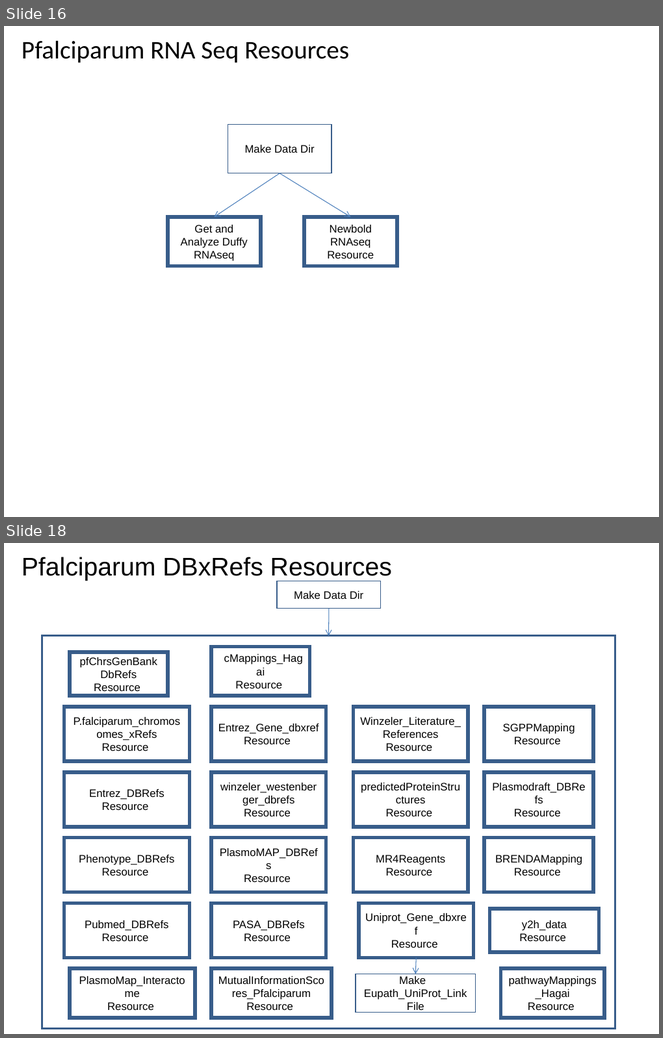
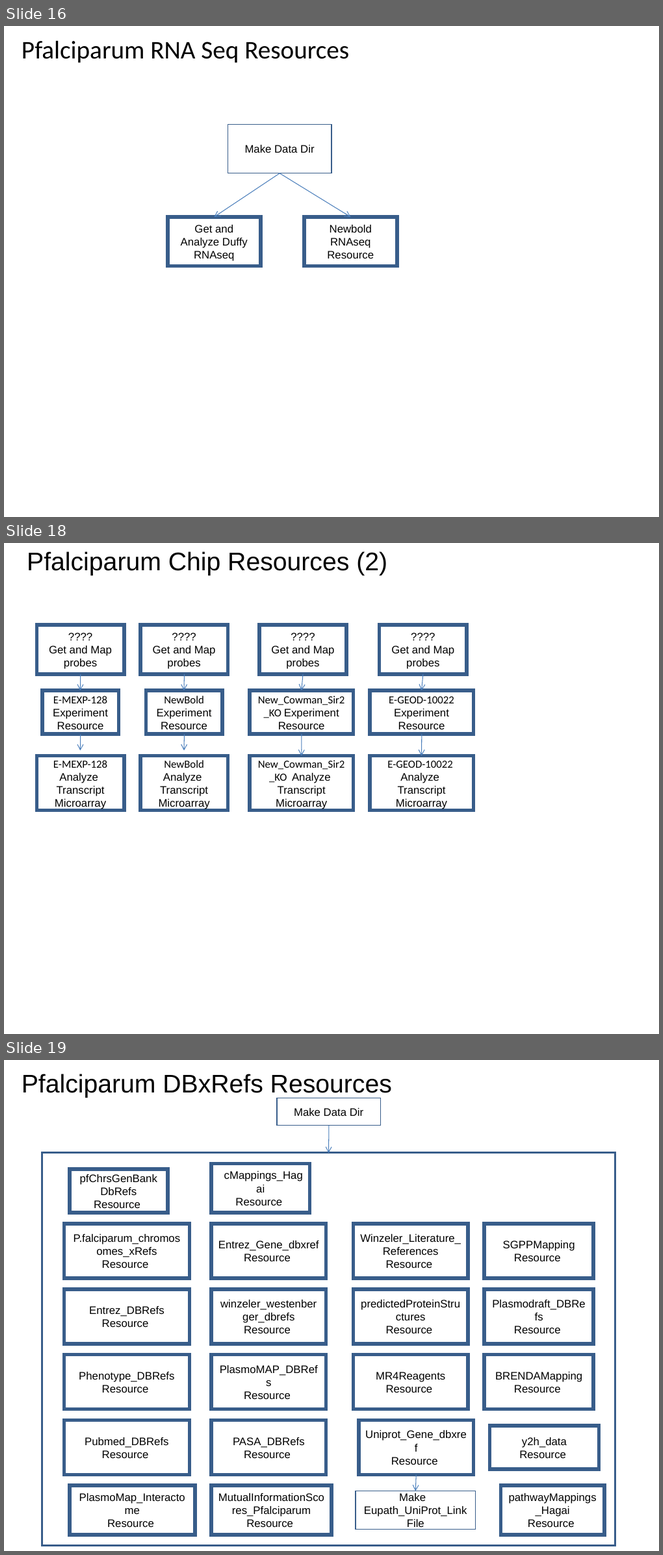
Before and after one commit to VEuPathDB/ApiCommonWorkflow, a slide deck: Main/doc/IntegratedWorkflow.ppt. Shown one above the other, each under a label of ours: slides 16 and 18 before the commit, slides 16, 18 and 19 after it; the slides between them are not shown. The pictures are 663x1038 and 663x1555 pixels, drawn with LibreOffice and Linux fonts; fonts in the diff are those of the drawing. Boxes give left, top, right and bottom in pixels: in the first picture for what was removed or moved away, otherwise in the second. Text is boxed around its words. In the diff, an @@ line names an element or a change of style, - is before the commit and + after.

Commit message:
edit chip resources

```diff
--- a/Main/doc/IntegratedWorkflow.ppt
+++ b/Main/doc/IntegratedWorkflow.ppt
@@ slide 18 added at box(4, 543, 659, 1034), background #FFFFFF @@
@@ title added at box(27, 551, 388, 575), 28 pt, text #000000 @@
+Pfalciparum Chip Resources (2)
@@ rectangle added at box(36, 625, 124, 674), outline #385D8A 4 pt, 12 pt, text #000000 @@
+????
+Get and Map probes
@@ rectangle added at box(140, 625, 228, 674), outline #385D8A 4 pt, 12 pt, text #000000 @@
+????
+Get and Map probes
@@ rectangle added at box(259, 625, 347, 674), outline #385D8A 4 pt, 12 pt, text #000000 @@
+????
+Get and Map probes
@@ rectangle added at box(380, 625, 467, 674), outline #385D8A 4 pt, 12 pt, text #000000 @@
+????
+Get and Map probes
@@ arrow added from (81, 674) to (80, 691), #4A7EBB 0.74 pt @@
@@ arrow added from (184, 674) to (184, 691), #4A7EBB 0.74 pt @@
@@ arrow added from (303, 674) to (302, 691), #4A7EBB 0.74 pt @@
@@ arrow added from (423, 674) to (421, 691), #4A7EBB 0.74 pt @@
@@ rectangle added at box(42, 691, 118, 734), outline #385D8A 4 pt, 12 pt, text #000000 @@
+E-MEXP-128 Experiment
+Resource
@@ rectangle added at box(146, 691, 223, 734), outline #385D8A 4 pt, 12 pt, text #000000 @@
+NewBold Experiment
+Resource
@@ rectangle added at box(250, 691, 353, 734), outline #385D8A 4 pt, 12 pt, text #000000 @@
+New_Cowman_Sir2_KO Experiment
+Resource
@@ rectangle added at box(369, 691, 473, 734), outline #385D8A 4 pt, 12 pt, text #000000 @@
+E-GEOD-10022 Experiment
+Resource
@@ arrow added from (81, 734) to (80, 751), #4A7EBB 0.74 pt @@
@@ arrow added from (184, 734) to (184, 751), #4A7EBB 0.74 pt @@
@@ arrow added from (302, 734) to (302, 756), #4A7EBB 0.74 pt @@
@@ arrow added from (422, 734) to (421, 756), #4A7EBB 0.74 pt @@
@@ rectangle added at box(36, 756, 124, 810), outline #385D8A 4 pt, 12 pt, text #000000 @@
+E-MEXP-128 Analyze
+Transcript Microarray
@@ rectangle added at box(140, 756, 228, 810), outline #385D8A 4 pt, 12 pt, text #000000 @@
+NewBold Analyze
+Transcript Microarray
@@ rectangle added at box(250, 756, 353, 810), outline #385D8A 4 pt, 12 pt, text #000000 @@
+New_Cowman_Sir2_KO Analyze
+Transcript Microarray
@@ rectangle added at box(369, 756, 473, 810), outline #385D8A 4 pt, 12 pt, text #000000 @@
+E-GEOD-10022 Analyze
+Transcript Microarray
@@ what was slide 18 is now slide 19 @@
```
Also in this commit, not shown: 1 slide changed, 3 other slides added, 3 slides removed.
